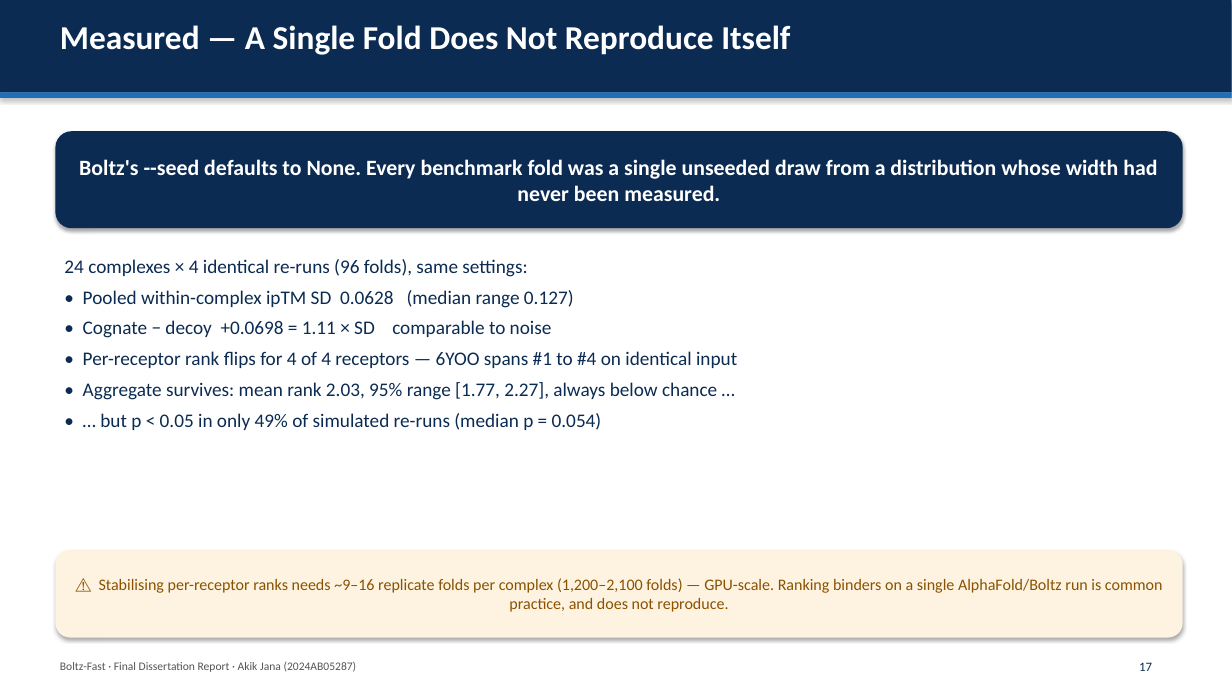
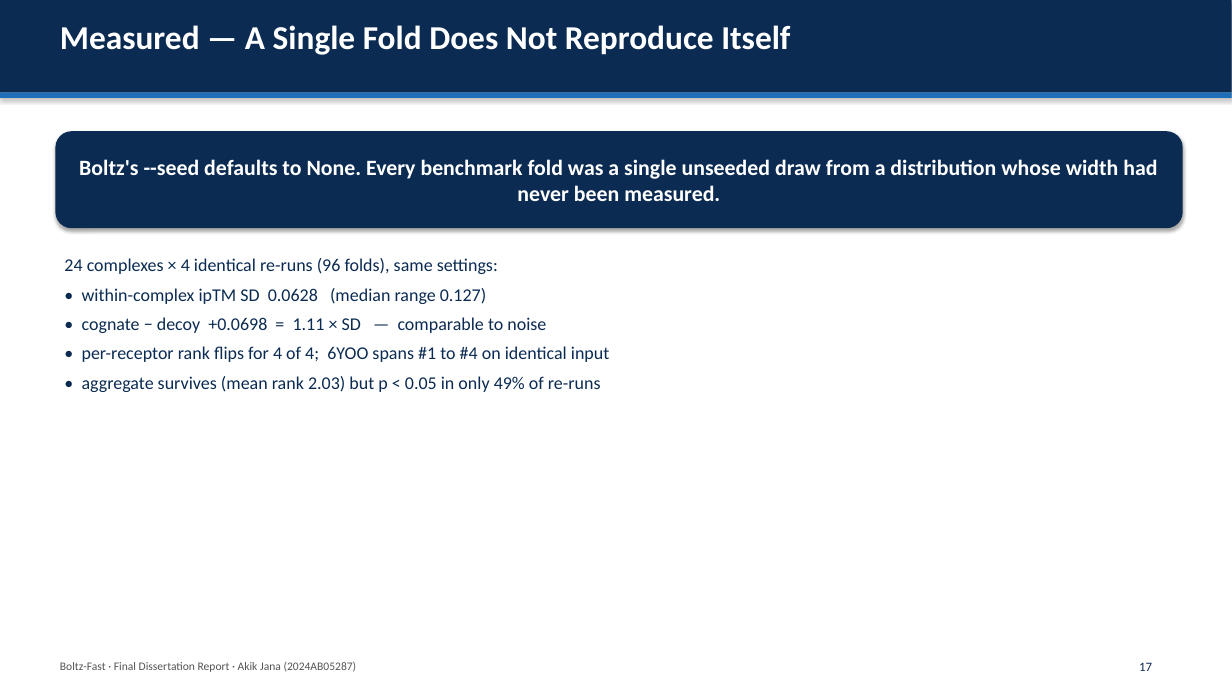
Before and after one commit to AkikJana/biomolecular-design-coreai, a slide deck: slide 17 of final_dissertation_presentation.pptx. Drawn at 1232x693 pixels with LibreOffice and Linux fonts; fonts in the diff are those of the drawing. Boxes give left, top, right and bottom in pixels: in the first picture for what was removed or moved away, otherwise in the second. Text is boxed around its words. In the diff, an @@ line names an element or a change of style, - is before the commit and + after.

```diff
--- a/final_dissertation_presentation.pptx
+++ b/final_dissertation_presentation.pptx
@@ text at [64, 258, 498, 274]: size 15 to 14 pt in "24 complexes × 4 identical re-runs (96 ..." @@
@@ text at [82, 288, 609, 392]: text changed; size 15 to 14 pt @@
-• Pooled within-complex ipTM SD 0.0628 (median range 0.127)
-• Cognate − decoy +0.0698 = 1.11 × SD comparable to noise
-• Per-receptor rank flips for 4 of 4 receptors — 6YOO spans #1 to #4 on identical input
-• Aggregate survives: mean rank 2.03, 95% range [1.77, 2.27], always below chance …
-• … but p < 0.05 in only 49% of simulated re-runs (median p = 0.054)
+• within-complex ipTM SD 0.0628 (median range 0.127)
+• cognate − decoy +0.0698 = 1.11 × SD — comparable to noise
+• per-receptor rank flips for 4 of 4; 6YOO spans #1 to #4 on identical input
+• aggregate survives (mean rank 2.03) but p < 0.05 in only 49% of re-runs
@@ rounded rectangle removed at [55, 550, 1183, 638] @@
-⚠ Stabilising per-receptor ranks needs ~9–16 replicate folds per complex (1,200–2,100 folds) — GPU-scale. Ranking binders on a single AlphaFold/Boltz run is common practice, and does not reproduce.
```
Also in this commit, not shown: 15 other slides changed.
